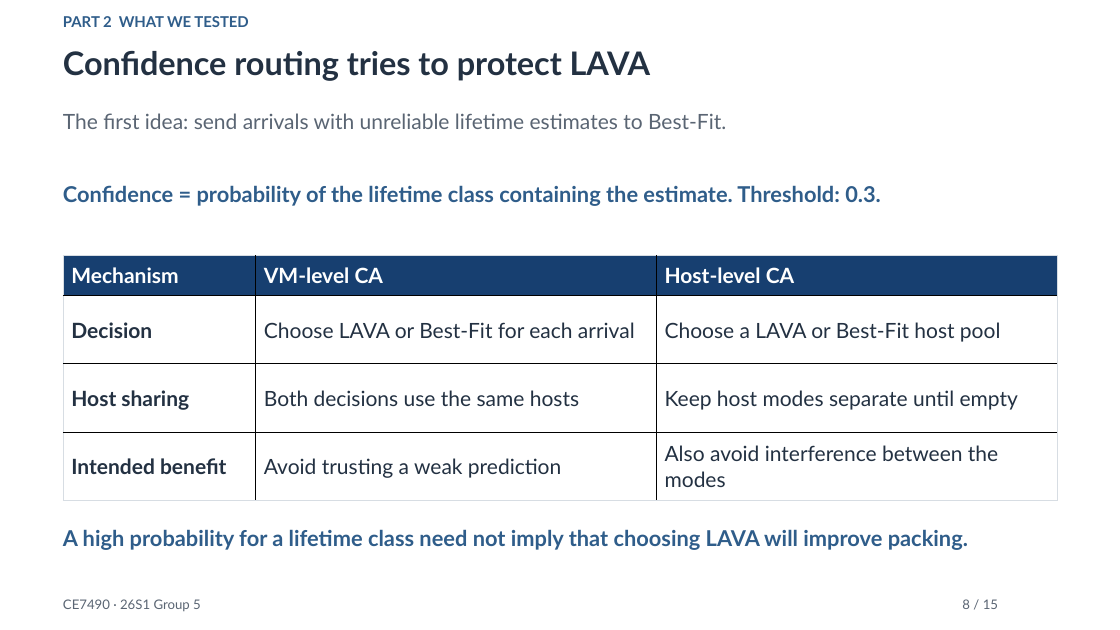
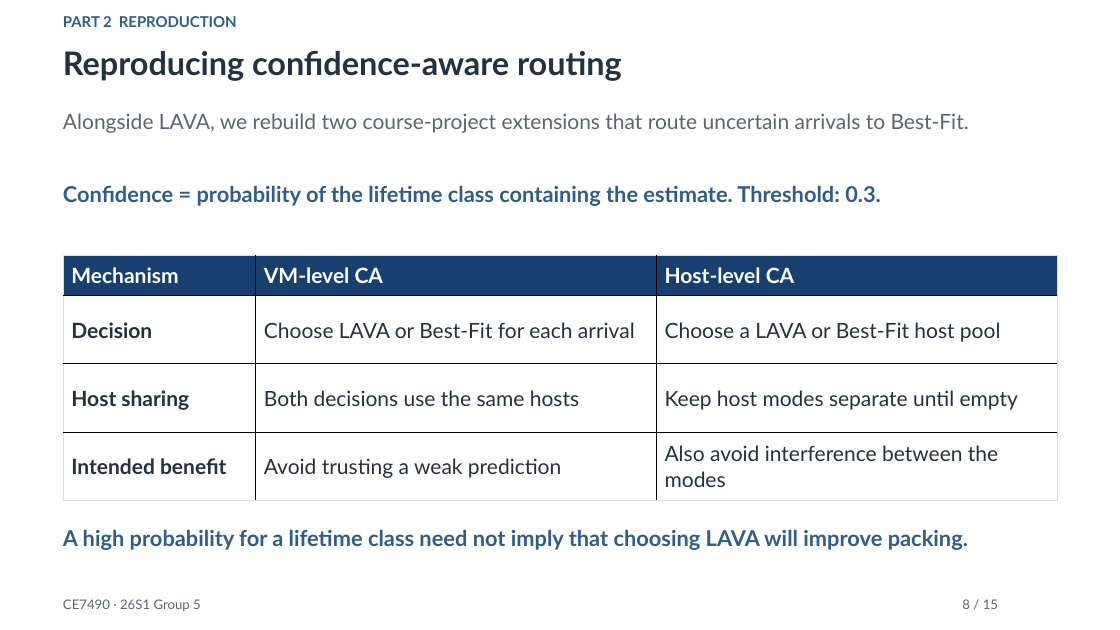
Before and after one commit to xxxmian/CE7490-P2_Revisiting_LAVA, a slide deck: slide 8 of Revisiting_Lifetime_Aware_VM_Allocation_Presentation_v4.pptx. Drawn at 1120x630 pixels with LibreOffice and Linux fonts; fonts in the diff are those of the drawing. Boxes give left, top, right and bottom in pixels: in the first picture for what was removed or moved away, otherwise in the second. Text is boxed around its words. In the diff, an @@ line names an element or a change of style, - is before the commit and + after.

Commit message:
Refocus presentation on method reproduction before improvement

```diff
--- a/Revisiting_Lifetime_Aware_VM_Allocation_Presentation_v4.pptx
+++ b/Revisiting_Lifetime_Aware_VM_Allocation_Presentation_v4.pptx
@@ text at (x1=63, y1=16, x2=237, y2=27): text changed @@
-PART 2 WHAT WE TESTED
+PART 2 REPRODUCTION
@@ text at (x1=63, y1=51, x2=622, y2=81): text changed @@
-Confidence routing tries to protect LAVA
+Reproducing confidence-aware routing
@@ text at (x1=63, y1=113, x2=969, y2=133): text changed @@
-The first idea: send arrivals with unreliable lifetime estimates to Best-Fit.
+Alongside LAVA, we rebuild two course-project extensions that route uncertain arrivals to Best-Fit.
```
Also in this commit, not shown: 9 other slides changed, 5 slides added, 5 slides removed, 3 other files.
